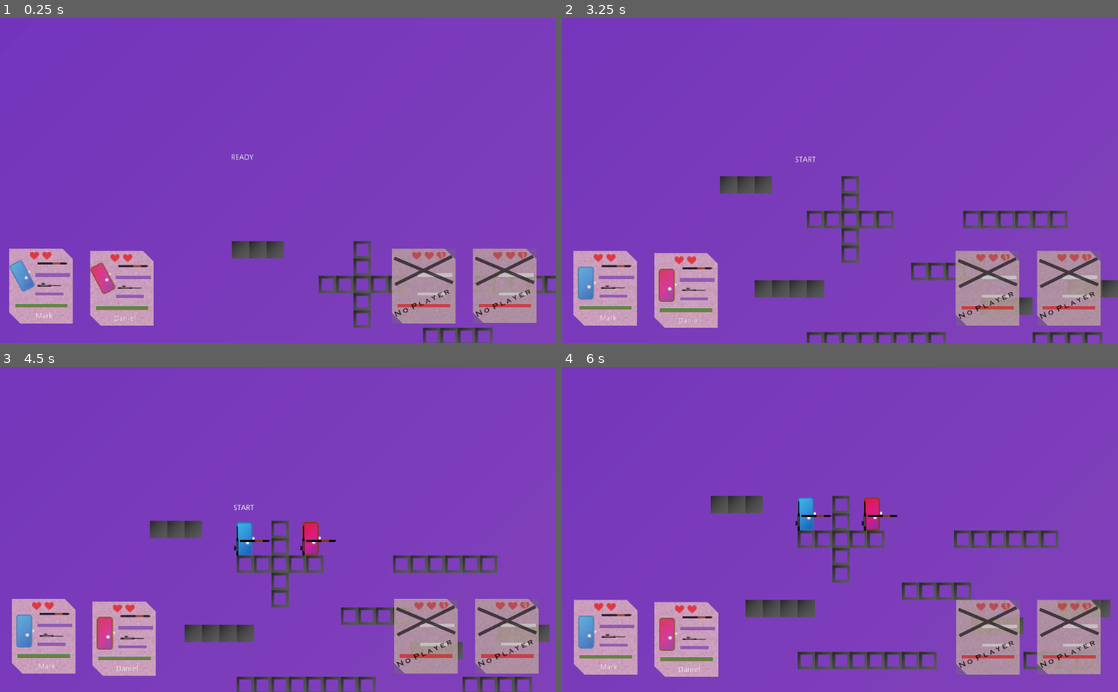
Above: before the commit, frames 1-4 (two rows, left to right).
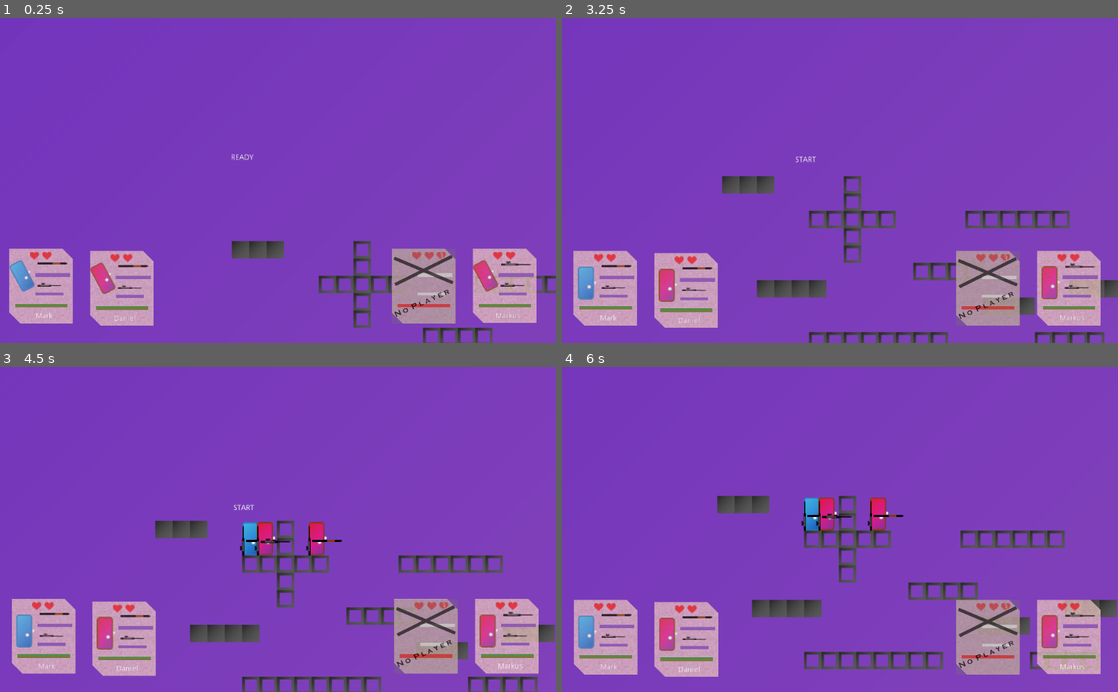
Above: after the commit, the same moments.

Repository: XanMarta/godot-game-battlefield
Game: Godot game, scene res://src/Game/PlayGround.tscn
The game is run twice, just before and just after one commit, with the same random seed, the same clock (stepped at 60 frames per second) and the same inputs.
Inputs:
- Up to frame 1 (0.25 s): no input
- Up to frame 2 (3.25 s): tap Enter at 2.75 s
- Up to frame 3 (4.5 s): no input
- Up to frame 4 (6 s): no input

The runs differ from the first frame. In frame 1, 2.5% of the frame differs, in the area x 85-97%, y 70-95%; in frame 2, 4.3%; in frame 3, 6.5%, in the area x 26-100%, y 47-100%; in frame 4, 6.4%.

Commit message:
Move all player control to Actors Node

Diff:
--- a/src/Autoload/GameData.gd
+++ b/src/Autoload/GameData.gd
@@ -15,7 +15,7 @@
 
 # Imported data ########################
 
-var player = []
+var player = [null, null, null, null]
 
 var player_life = 2
 
--- a/src/GUI/Player_tag_scene.gd
+++ b/src/GUI/Player_tag_scene.gd
@@ -1,15 +1,11 @@
 extends Node2D
 
 
-
-var player = [null, null, null, null]
 
 
 func _ready():
 	position.y = -get_viewport().size.y
 
 
-func connect_player():
-	for current in range(4):
-		if player[current] != null:
-			get_node("Player" + str(current)).connect_player(player[current])
+func connect_player(player, stack):
+	get_node("Player" + str(stack)).connect_player(player)
--- a/src/Game/Actors.gd
+++ b/src/Game/Actors.gd
@@ -1,21 +1,39 @@
 extends Node2D
 
+signal end_game
+
+
+export (PackedScene) var player_scene
+var remain_player = 0
 
 
 func prepare_game():
-	# Init player
-	for player in get_children():
-		player.init_player()
-	# Connect player
-	var current = 0
-	for new_player in get_children():
-		get_parent().get_node("Player_tag_scene").player[current] = new_player
-		current += 1
-		if current > 3:
-			break
-	get_parent().get_node("Player_tag_scene").connect_player()
+	var player_tag = get_parent().get_node("Player_tag_scene")
+	# Import player
+	for stack in GameData.player.size():
+		var player = GameData.player[stack]
+		if player != null:
+			var new_player = player_scene.instance()
+			new_player.player_name = player["player_name"]
+			new_player.body = player["body"]
+			new_player.control_type = player["control_type"]
+			new_player.init_gun_1 = player["init_gun_1"]
+			new_player.init_gun_2 = player["init_gun_2"]
+			new_player.connect("player_die", self, "player_die")
+			add_child(new_player)
+			new_player.init_player()
+			player_tag.connect_player(new_player, stack)
+			remain_player += 1
+
+
 
 
 func start_game():
 	for player in get_children():
 		player.spawn()
+
+
+func player_die():
+	remain_player -= 1
+	if remain_player <= 1:
+		emit_signal("end_game")
--- a/src/Game/PlayGround.gd
+++ b/src/Game/PlayGround.gd
@@ -4,22 +4,28 @@
 export (PackedScene) var player_scene
 
 
-
 func init_player():
-	GameData.player.push_back({
+	GameData.player[0] = {
 		"player_name" : "Mark",
 		"body" : "Blue",
 		"control_type" : "p1",
 		"init_gun_1" : "SM01",
 		"init_gun_2" : "SR01"
-	})
-	GameData.player.push_back({
+	}
+	GameData.player[1] = {
 		"player_name" : "Daniel",
 		"body" : "Red",
 		"control_type" : "p2",
 		"init_gun_1" : "AR01",
 		"init_gun_2" : "SR01"
-	})
+	}
+	GameData.player[3] = {
+		"player_name" : "Markus",
+		"body" : "Red",
+		"control_type" : "p2",
+		"init_gun_1" : "SR01",
+		"init_gun_2" : "SR01"
+	}
 
 
 func _ready():
@@ -28,17 +34,9 @@
 
 
 
+
 func prepare_game():
-	# Import player
-	for player in GameData.player:
-		var new_player = player_scene.instance()
-		new_player.player_name = player["player_name"]
-		new_player.body = player["body"]
-		new_player.control_type = player["control_type"]
-		new_player.init_gun_1 = player["init_gun_1"]
-		new_player.init_gun_2 = player["init_gun_2"]
-		new_player.connect("player_die", self, "player_die")
-		$Actors.add_child(new_player)
+
 	$Actors.prepare_game()
 	GameData.player.clear()
 
@@ -46,18 +44,16 @@
 
 
 
-func player_die():
-	$Map.end_game()
-	$GameGUI.end()
 
 
-
-func _on_GameGUI_start_game():
-	start_game()
 
 func start_game():
 	$Map.start_game()
 	$Actors.start_game()
 
 func end_game():
+	$Map.end_game()
+	$GameGUI.end()
+
+func quit_game():
 	get_tree().quit()
--- a/src/Game/PlayGround.tscn
+++ b/src/Game/PlayGround.tscn
@@ -34,6 +34,7 @@
 
 [node name="Actors" type="Node2D" parent="."]
 script = ExtResource( 7 )
+player_scene = ExtResource( 3 )
 
 [node name="Camera" type="Node2D" parent="."]
 script = ExtResource( 6 )
@@ -67,5 +68,6 @@
 
 [node name="GameGUI" parent="." instance=ExtResource( 10 )]
 [connection signal="timeout" from="Map/ItemSpawn" to="Map" method="_on_ItemSpawn_timeout"]
-[connection signal="end_game" from="GameGUI" to="." method="end_game"]
-[connection signal="start_game" from="GameGUI" to="." method="_on_GameGUI_start_game"]
+[connection signal="end_game" from="Actors" to="." method="end_game"]
+[connection signal="end_game" from="GameGUI" to="." method="quit_game"]
+[connection signal="start_game" from="GameGUI" to="." method="start_game"]
--- /dev/null
+++ b/src/Scene/PrepareScene.tscn
@@ -0,0 +1,10 @@
+[gd_scene load_steps=2 format=2]
+
+[ext_resource path="res://Assets/Scene/Prepare Scene.png" type="Texture" id=1]
+
+[node name="PrepareScene" type="Node2D"]
+
+[node name="Image" type="Sprite" parent="."]
+position = Vector2( 507.855, 301.865 )
+scale = Vector2( 0.65254, 0.65254 )
+texture = ExtResource( 1 )
Binary file added: Assets/Scene/Prepare Scene.png
Not shown, added: Assets/Scene/Prepare Scene.png.import
